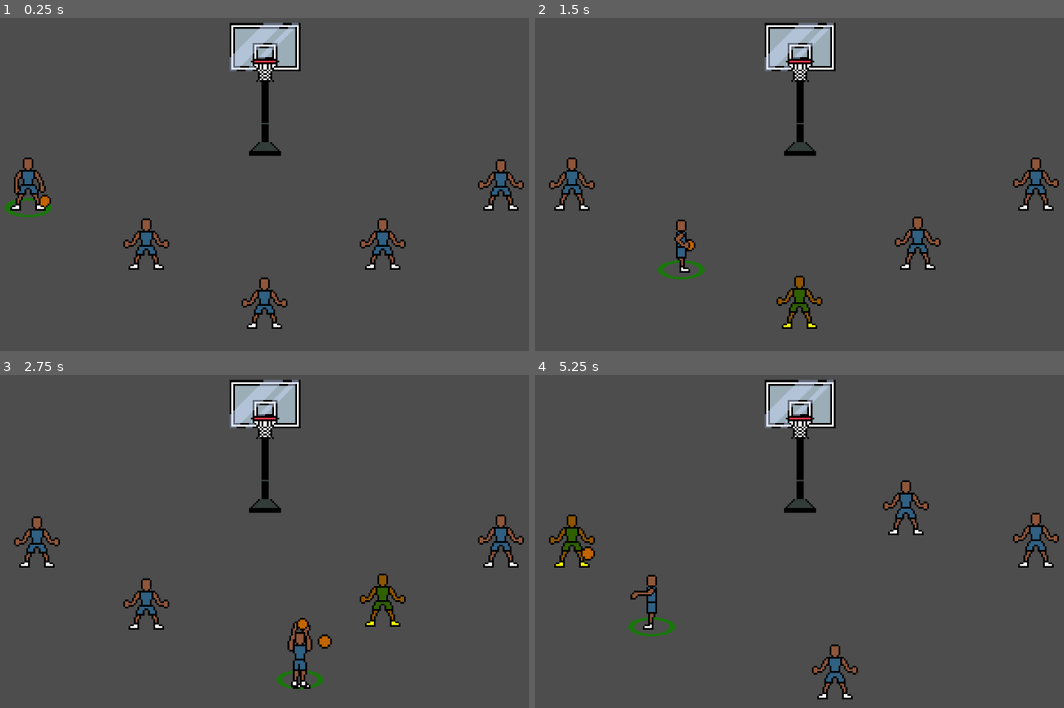
Above: before the commit, frames 1-4 (two rows, left to right).
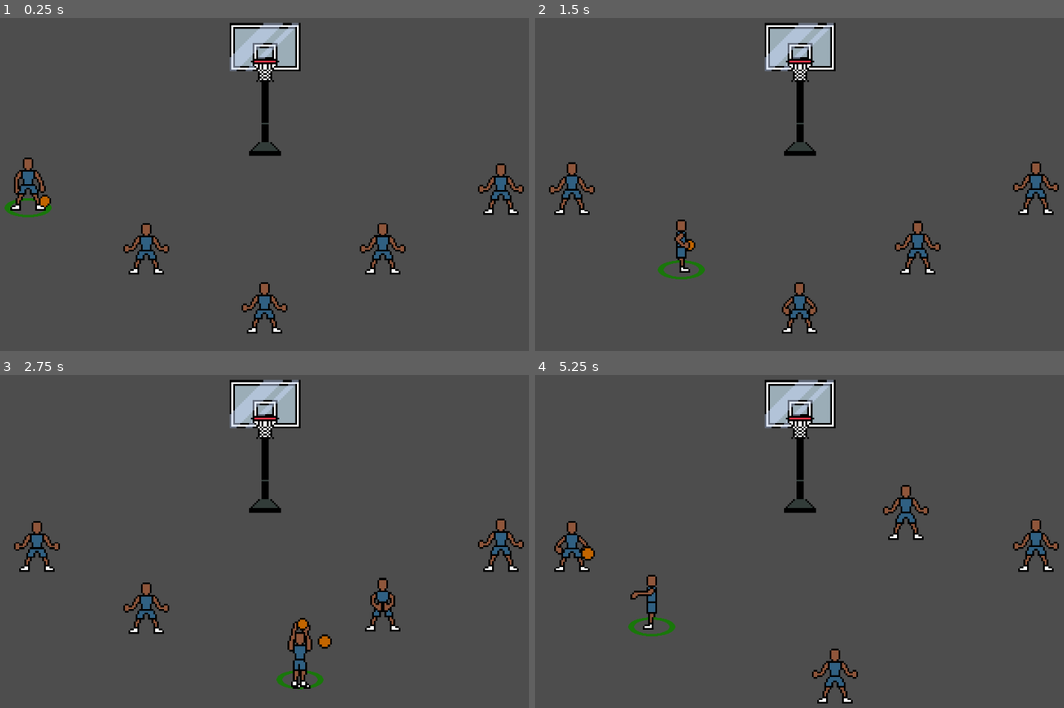
Above: after the commit, the same moments.

Repository: david8zhang/baller-quest-godot
Game: Godot game, scene res://scenes/Main.tscn
Same seed, same stepped clock (60 frames per second), same inputs: the game is played once before the commit and once after it.
Inputs:
- Up to frame 1 (0.25 s): no input
- Up to frame 2 (1.5 s): hold Right (move_right) 0.53-1.28 s; tap Space (pass) at 0.6, 1.35 s; hold Down (move_down) from 1.28 s (still down)
- Up to frame 3 (2.75 s): release Down (move_down) at 2.03 s; hold Right (move_right) from 2.03 s (still down); hold F (shoot_ball) from 2.03 s (still down); tap Space (pass) at 2.3 s
- Up to frame 4 (5.25 s): release Right (move_right) at 2.78 s; release F (shoot_ball) at 2.78 s; hold Up (move_up) 2.78-3.53 s; tap Space (pass) at 2.85, 3.6, 4.55, 5.1 s; hold Left (move_left) 3.53-5.03 s; tap F (shoot_ball) at 4.35 s; hold Down (move_down) from 5.03 s (still down)

The runs differ from the first frame. In frame 1, 2.4% of the frame differs, in the area x 23-100%, y 42-95%; in frame 2, 2.6%; in frame 3, 2.4%; in frame 4, 2.6%, in the area x 2-100%, y 31-99%.
Error in both runs: Invalid type in function 'shoot_ball' in base 'RigidBody2D (Player)'. Cannot convert argument 1 from Nil to int. (res://scripts/fsm/ShootState.gd:55)

Commit message:
added receive pass animation

Diff:
--- a/prefab/Player.tscn
+++ b/prefab/Player.tscn
@@ -18,7 +18,9 @@
 [ext_resource type="Texture2D" uid="uid://cxajwyfoscorw" path="res://sprites/player/pass-side.png" id="10_7yqno"]
 [ext_resource type="Texture2D" uid="uid://dphrp0bgg8u7p" path="res://sprites/player/pass-front.png" id="10_aepsd"]
 [ext_resource type="Texture2D" uid="uid://b3epc1prnku73" path="res://sprites/player/pass-back.png" id="10_teiic"]
+[ext_resource type="Texture2D" uid="uid://v6fcbvv7caor" path="res://sprites/player/receive-pass-front.png" id="13_3hk8g"]
 [ext_resource type="Texture2D" uid="uid://d10j2l818c2yj" path="res://sprites/player/shoot-front.png" id="14_rlmax"]
+[ext_resource type="Script" path="res://prefab/ReceivePassState.gd" id="20_hcken"]
 
 [sub_resource type="CapsuleShape2D" id="CapsuleShape2D_8n74s"]
 radius = 14.0
@@ -116,37 +118,37 @@
 atlas = ExtResource("5_eq5ny")
 region = Rect2(64, 80, 32, 40)
 
-[sub_resource type="AtlasTexture" id="AtlasTexture_gr42f"]
+[sub_resource type="AtlasTexture" id="AtlasTexture_hvghe"]
 atlas = ExtResource("8_vsoty")
-region = Rect2(0, 0, 32, 40)
-
-[sub_resource type="AtlasTexture" id="AtlasTexture_q0l1c"]
+region = Rect2(0, 0, 32, 45)
+
+[sub_resource type="AtlasTexture" id="AtlasTexture_6xqib"]
 atlas = ExtResource("8_vsoty")
-region = Rect2(32, 0, 32, 40)
-
-[sub_resource type="AtlasTexture" id="AtlasTexture_wui3l"]
+region = Rect2(32, 0, 32, 45)
+
+[sub_resource type="AtlasTexture" id="AtlasTexture_nmvhb"]
 atlas = ExtResource("8_vsoty")
-region = Rect2(0, 40, 32, 40)
-
-[sub_resource type="AtlasTexture" id="AtlasTexture_dk6kg"]
+region = Rect2(0, 45, 32, 45)
+
+[sub_resource type="AtlasTexture" id="AtlasTexture_m3f6q"]
 atlas = ExtResource("8_vsoty")
-region = Rect2(32, 40, 32, 40)
-
-[sub_resource type="AtlasTexture" id="AtlasTexture_a4nds"]
+region = Rect2(32, 45, 32, 45)
+
+[sub_resource type="AtlasTexture" id="AtlasTexture_x3gu5"]
 atlas = ExtResource("9_cpqb8")
-region = Rect2(0, 0, 32, 40)
-
-[sub_resource type="AtlasTexture" id="AtlasTexture_y803a"]
+region = Rect2(0, 0, 32, 45)
+
+[sub_resource type="AtlasTexture" id="AtlasTexture_j5cbr"]
 atlas = ExtResource("9_cpqb8")
-region = Rect2(32, 0, 32, 40)
-
-[sub_resource type="AtlasTexture" id="AtlasTexture_mbs18"]
+region = Rect2(32, 0, 32, 45)
+
+[sub_resource type="AtlasTexture" id="AtlasTexture_gy3je"]
 atlas = ExtResource("9_cpqb8")
-region = Rect2(0, 40, 32, 40)
-
-[sub_resource type="AtlasTexture" id="AtlasTexture_kqr2s"]
+region = Rect2(0, 45, 32, 45)
+
+[sub_resource type="AtlasTexture" id="AtlasTexture_volfa"]
 atlas = ExtResource("9_cpqb8")
-region = Rect2(32, 40, 32, 40)
+region = Rect2(32, 45, 32, 45)
 
 [sub_resource type="AtlasTexture" id="AtlasTexture_ad1bb"]
 atlas = ExtResource("10_teiic")
@@ -196,6 +198,34 @@
 atlas = ExtResource("10_7yqno")
 region = Rect2(0, 40, 32, 40)
 
+[sub_resource type="AtlasTexture" id="AtlasTexture_3leme"]
+atlas = ExtResource("13_3hk8g")
+region = Rect2(0, 0, 32, 45)
+
+[sub_resource type="AtlasTexture" id="AtlasTexture_27pba"]
+atlas = ExtResource("13_3hk8g")
+region = Rect2(32, 0, 32, 45)
+
+[sub_resource type="AtlasTexture" id="AtlasTexture_v018e"]
+atlas = ExtResource("13_3hk8g")
+region = Rect2(64, 0, 32, 45)
+
+[sub_resource type="AtlasTexture" id="AtlasTexture_k4hg2"]
+atlas = ExtResource("13_3hk8g")
+region = Rect2(0, 45, 32, 45)
+
+[sub_resource type="AtlasTexture" id="AtlasTexture_jkrba"]
+atlas = ExtResource("13_3hk8g")
+region = Rect2(32, 45, 32, 45)
+
+[sub_resource type="AtlasTexture" id="AtlasTexture_osklc"]
+atlas = ExtResource("13_3hk8g")
+region = Rect2(0, 45, 32, 45)
+
+[sub_resource type="AtlasTexture" id="AtlasTexture_xxw40"]
+atlas = ExtResource("13_3hk8g")
+region = Rect2(32, 45, 32, 45)
+
 [sub_resource type="AtlasTexture" id="AtlasTexture_pv6hu"]
 atlas = ExtResource("5_htj7d")
 region = Rect2(32, 0, 32, 40)
@@ -376,16 +406,16 @@
 }, {
 "frames": [{
 "duration": 1.0,
-"texture": SubResource("AtlasTexture_gr42f")
-}, {
-"duration": 1.0,
-"texture": SubResource("AtlasTexture_q0l1c")
-}, {
-"duration": 1.0,
-"texture": SubResource("AtlasTexture_wui3l")
-}, {
-"duration": 1.0,
-"texture": SubResource("AtlasTexture_dk6kg")
+"texture": SubResource("AtlasTexture_hvghe")
+}, {
+"duration": 1.0,
+"texture": SubResource("AtlasTexture_6xqib")
+}, {
+"duration": 1.0,
+"texture": SubResource("AtlasTexture_nmvhb")
+}, {
+"duration": 1.0,
+"texture": SubResource("AtlasTexture_m3f6q")
 }],
 "loop": true,
 "name": &"idle-front",
@@ -393,16 +423,16 @@
 }, {
 "frames": [{
 "duration": 1.0,
-"texture": SubResource("AtlasTexture_a4nds")
-}, {
-"duration": 1.0,
-"texture": SubResource("AtlasTexture_y803a")
-}, {
-"duration": 1.0,
-"texture": SubResource("AtlasTexture_mbs18")
-}, {
-"duration": 1.0,
-"texture": SubResource("AtlasTexture_kqr2s")
+"texture": SubResource("AtlasTexture_x3gu5")
+}, {
+"duration": 1.0,
+"texture": SubResource("AtlasTexture_j5cbr")
+}, {
+"duration": 1.0,
+"texture": SubResource("AtlasTexture_gy3je")
+}, {
+"duration": 1.0,
+"texture": SubResource("AtlasTexture_volfa")
 }],
 "loop": true,
 "name": &"idle-side",
@@ -457,6 +487,32 @@
 }],
 "loop": false,
 "name": &"pass-side",
+"speed": 10.0
+}, {
+"frames": [{
+"duration": 1.0,
+"texture": SubResource("AtlasTexture_3leme")
+}, {
+"duration": 1.0,
+"texture": SubResource("AtlasTexture_27pba")
+}, {
+"duration": 1.0,
+"texture": SubResource("AtlasTexture_v018e")
+}, {
+"duration": 1.0,
+"texture": SubResource("AtlasTexture_k4hg2")
+}, {
+"duration": 1.0,
+"texture": SubResource("AtlasTexture_jkrba")
+}, {
+"duration": 1.0,
+"texture": SubResource("AtlasTexture_osklc")
+}, {
+"duration": 1.0,
+"texture": SubResource("AtlasTexture_xxw40")
+}],
+"loop": true,
+"name": &"receive-pass-front",
 "speed": 10.0
 }, {
 "frames": [{
@@ -582,7 +638,7 @@
 [node name="AnimatedSprite2D" type="AnimatedSprite2D" parent="."]
 y_sort_enabled = true
 sprite_frames = SubResource("SpriteFrames_x8wx5")
-animation = &"shoot-land"
+animation = &"receive-pass-front"
 
 [node name="StateMachine" type="Node2D" parent="."]
 script = ExtResource("6_32c0f")
@@ -599,3 +655,6 @@
 
 [node name="IdleState" type="Node" parent="StateMachine"]
 script = ExtResource("6_1wvpm")
+
+[node name="ReceivePassState" type="Node" parent="StateMachine"]
+script = ExtResource("20_hcken")
--- /dev/null
+++ b/prefab/ReceivePassState.gd
@@ -0,0 +1,7 @@
+class_name ReceivePassState
+extends State
+
+func enter(msg := {}):
+	var pass_source = msg["pass_source"]
+	if anim_sprite.animation != "receive-pass-front":
+		anim_sprite.play("receive-pass-front")
--- a/scripts/Player.gd
+++ b/scripts/Player.gd
@@ -36,8 +36,6 @@
 
 
 func update_pass_target(velocity: Vector2):
-	if pass_target != null:
-		pass_target.modulate = Color(1, 1, 1)
 	var src_position = global_position + velocity
 	var closest_player
 	var min_dist = INF
@@ -47,7 +45,9 @@
 			if dist < min_dist:
 				min_dist = dist
 				closest_player = player
-	closest_player.show_pass_cursor()
+	if pass_target != null and pass_target != closest_player:
+		pass_target._state_machine.transition_to("IdleState")
+	closest_player._state_machine.transition_to("ReceivePassState", { "pass_source": self })
 	pass_target = closest_player
 
 
@@ -58,14 +58,6 @@
 		if Input.is_action_just_pressed("pass"):
 			if pass_target != null:
 				_state_machine.transition_to("PassState", {})
-
-
-func enable_pass_receipt():
-	can_gain_possession = true
-
-
-func show_pass_cursor():
-	self.modulate = Color(1, 1, 0)
 
 
 func pass_ball():
Not shown: 1 places in prefab/Player.tscn that only renumber resources
Binary file changed: sprites/player/idle-front.png
Binary file changed: sprites/player/idle-side.png
Binary file added: sprites/player/receive-pass-back.png
Not shown, added: sprites/player/receive-pass-back.png.import
Binary file added: sprites/player/receive-pass-front.png
Not shown, added: sprites/player/receive-pass-front.png.import
Binary file added: sprites/player/receive-pass-side.png
Not shown, added: sprites/player/receive-pass-side.png.import
